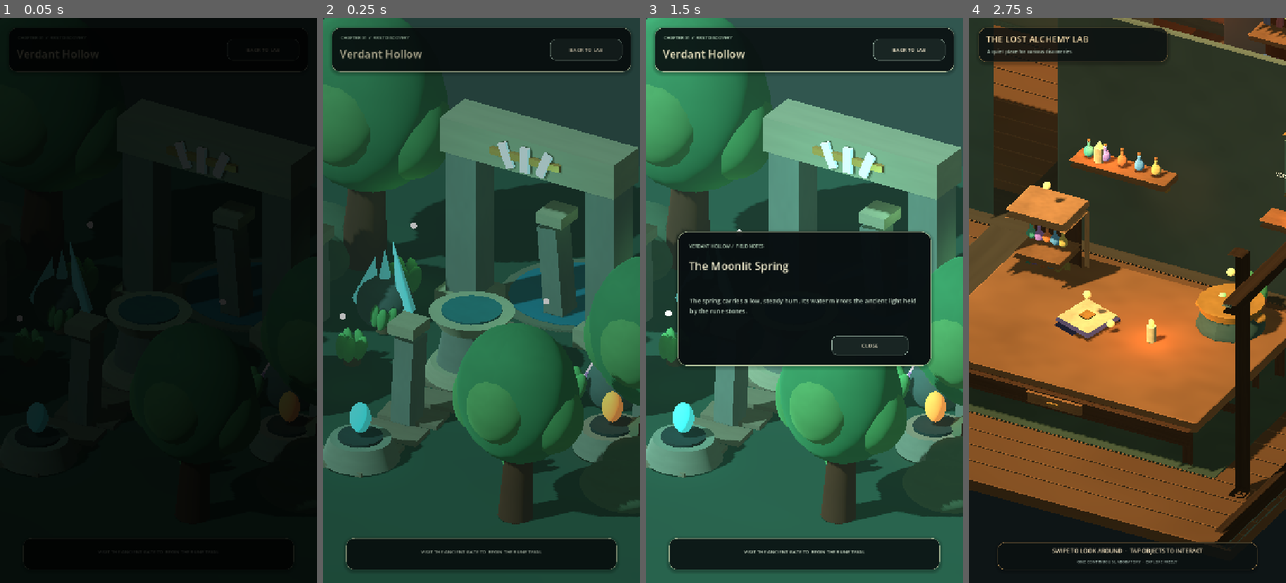
Above: before the commit, frames 1-4 (left to right).
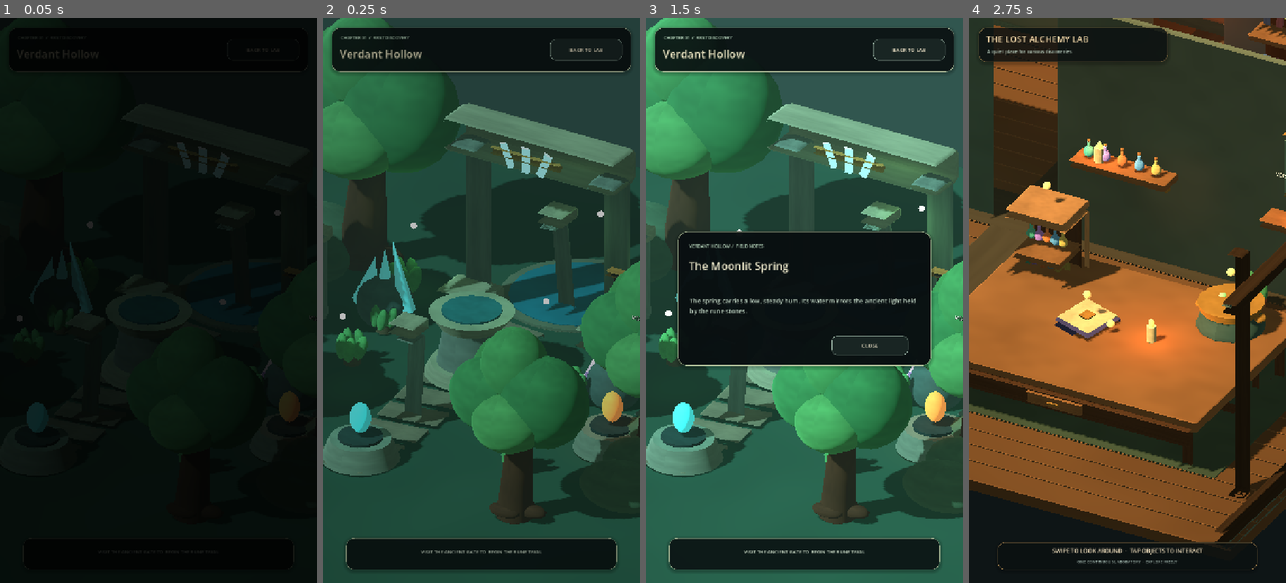
Above: after the commit, the same moments.

Repository: Kryodo/spell-sort-game
Game: Godot game, scene res://scenes/chapter_forest_prototype.tscn
Two runs of this game, one before a commit and one after it. Both use one fixed random seed, a clock stepped at 60 frames per second and the inputs below. This scene is started directly instead of the project's main scene.
Inputs (mouse positions are in pixels of both pictures, inside the frame that each line leads up to):
- Up to frame 1 (0.05 s): no input
- Up to frame 2 (0.25 s): no input
- Up to frame 3 (1.5 s): move the mouse to (874, 272) at 0.52 s; click (874, 272) at 0.67 s; tap Enter at 1.25 s; drag from (741, 328) to (788, 413) at 1.27 s
- Up to frame 4 (2.75 s): click "BACK TO LAB" at 2 s

The runs differ from the first frame. In frame 1, 0.1% of the frame differs, in the area x 54-86%, y 21-62%; in frame 2, 16%, in the area x 0-100%, y 0-90%; in frame 3, 15%; in frame 4, nothing differs.

Commit message:
Add readable rune board and improve forest silhouettes

Diff:
--- a/scripts/chapter_forest_prototype.gd
+++ b/scripts/chapter_forest_prototype.gd
@@ -160,6 +160,44 @@
 	_add_firefly(Vector3(2.70, 1.65, -2.65))
 	_add_firefly(Vector3(0.85, 2.35, -3.10))
 
+	# A physical field-note board makes the rune sequence readable before the trial.
+	var board_wood := _mat(Color(0.25, 0.17, 0.12))
+	var board_trim := _mat(Color(0.66, 0.48, 0.25), 0.22)
+	var board_center := Vector3(3.55, 1.78, -1.05)
+	_add_box("RuneOrderBoard", Vector3(2.28, 1.08, 0.18), board_center, board_wood)
+	_add_box("RuneOrderBoardTopTrim", Vector3(2.42, 0.10, 0.24), board_center + Vector3(0.0, 0.58, 0.0), board_trim)
+	_add_box("RuneOrderBoardBottomTrim", Vector3(2.42, 0.10, 0.24), board_center + Vector3(0.0, -0.58, 0.0), board_trim)
+	for post_x in [-0.92, 0.92]:
+		_add_box("RuneOrderBoardPost", Vector3(0.13, 1.48, 0.15), Vector3(3.55 + post_x, 0.55, -1.05), board_wood)
+
+	var board_heading := Label3D.new()
+	board_heading.name = "RuneOrderBoardHeading"
+	board_heading.text = "RUNE ORDER"
+	board_heading.font_size = 42
+	board_heading.pixel_size = 0.003
+	board_heading.horizontal_alignment = HORIZONTAL_ALIGNMENT_CENTER
+	board_heading.vertical_alignment = VERTICAL_ALIGNMENT_CENTER
+	board_heading.modulate = Color(0.94, 0.84, 0.62)
+	board_heading.outline_size = 8
+	board_heading.outline_modulate = Color(0.10, 0.13, 0.10)
+	board_heading.no_depth_test = true
+	board_heading.position = board_center + Vector3(0.0, 0.22, 0.11)
+	add_child(board_heading)
+
+	var board_sequence := Label3D.new()
+	board_sequence.name = "RuneOrderBoardSequence"
+	board_sequence.text = "MOON  >  EMBER  >  TIDE"
+	board_sequence.font_size = 34
+	board_sequence.pixel_size = 0.003
+	board_sequence.horizontal_alignment = HORIZONTAL_ALIGNMENT_CENTER
+	board_sequence.vertical_alignment = VERTICAL_ALIGNMENT_CENTER
+	board_sequence.modulate = Color(0.81, 0.92, 0.82)
+	board_sequence.outline_size = 8
+	board_sequence.outline_modulate = Color(0.10, 0.13, 0.10)
+	board_sequence.no_depth_test = true
+	board_sequence.position = board_center + Vector3(0.0, -0.19, 0.11)
+	add_child(board_sequence)
+
 
 func _add_rune_station(rune_name: String, origin: Vector3, tint: Color) -> void:
 	var worn_stone := _mat(Color(0.43, 0.47, 0.40))
@@ -269,15 +307,45 @@
 
 
 func _add_tree(origin: Vector3, scale_value: float) -> void:
-	var trunk := _add_cylinder("TreeTrunk", 0.24 * scale_value, 0.36 * scale_value, 2.10 * scale_value, origin + Vector3(0.0, 1.05 * scale_value, 0.0), _mat(Color(0.31, 0.20, 0.13)))
-	trunk.rotation_degrees.z = -3.0
-	var crown_material := _mat(Color(0.25, 0.47, 0.31))
-	var crown := _add_sphere("TreeCrown", 1.18 * scale_value, origin + Vector3(0.0, 2.75 * scale_value, 0.0), crown_material)
-	crown.scale = Vector3(1.10, 1.25, 0.94)
-	for index in range(4):
-		var angle := TAU * float(index) / 4.0
-		var leaf := _add_sphere("TreeCanopy_%d" % index, 0.74 * scale_value, origin + Vector3(cos(angle) * 0.72 * scale_value, (2.45 + 0.28 * float(index % 2)) * scale_value, sin(angle) * 0.62 * scale_value), _mat(Color(0.31 + 0.025 * float(index % 2), 0.52, 0.32)))
-		leaf.scale = Vector3(1.0, 1.08, 0.92)
+	var trunk_material := _mat(Color(0.30, 0.19, 0.12))
+	var trunk := _add_cylinder("TreeTrunk", 0.23 * scale_value, 0.38 * scale_value, 2.16 * scale_value, origin + Vector3(0.0, 1.08 * scale_value, 0.0), trunk_material)
+	trunk.rotation_degrees.z = -4.0
+
+	# Short exposed limbs break the single-pole silhouette and connect the crown masses.
+	var left_branch := _add_cylinder("TreeBranchLeft", 0.065 * scale_value, 0.15 * scale_value, 1.12 * scale_value, origin + Vector3(-0.24 * scale_value, 1.82 * scale_value, 0.02 * scale_value), trunk_material)
+	left_branch.rotation_degrees.z = 29.0
+	var right_branch := _add_cylinder("TreeBranchRight", 0.060 * scale_value, 0.14 * scale_value, 1.02 * scale_value, origin + Vector3(0.23 * scale_value, 1.82 * scale_value, -0.03 * scale_value), trunk_material)
+	right_branch.rotation_degrees.z = -25.0
+
+	# A handful of uneven, overlapping canopy masses create a broken, leafy outline.
+	var canopy_specs: Array[Dictionary] = [
+		{"offset": Vector3(-0.62, 2.57, 0.03), "radius": 0.82, "scale": Vector3(1.08, 0.94, 0.92), "color": Color(0.27, 0.49, 0.30)},
+		{"offset": Vector3(-0.12, 3.25, -0.08), "radius": 0.76, "scale": Vector3(0.94, 1.12, 0.90), "color": Color(0.31, 0.53, 0.32)},
+		{"offset": Vector3(0.62, 2.72, 0.02), "radius": 0.91, "scale": Vector3(1.04, 1.04, 0.96), "color": Color(0.25, 0.46, 0.28)},
+		{"offset": Vector3(0.12, 2.36, 0.55), "radius": 0.72, "scale": Vector3(1.12, 0.86, 0.88), "color": Color(0.34, 0.55, 0.33)},
+		{"offset": Vector3(-0.55, 2.94, -0.48), "radius": 0.70, "scale": Vector3(1.02, 1.02, 0.92), "color": Color(0.29, 0.50, 0.29)}
+	]
+	for index in range(canopy_specs.size()):
+		var spec: Dictionary = canopy_specs[index]
+		var leaf := _add_sphere(
+			"TreeCanopy_%d" % index,
+			float(spec["radius"]) * scale_value,
+			origin + Vector3(spec["offset"]) * scale_value,
+			_mat(spec["color"])
+		)
+		leaf.scale = spec["scale"]
+		leaf.rotation_degrees.z = [-8.0, 5.0, -3.0, 11.0, -12.0][index]
+
+	# A few low roots visibly meet the ground rather than letting the trunk look planted on a peg.
+	for index in range(3):
+		var angle := TAU * float(index) / 3.0
+		var root := _add_sphere(
+			"TreeRoot_%d" % index,
+			0.30 * scale_value,
+			origin + Vector3(cos(angle) * 0.30 * scale_value, 0.20 * scale_value, sin(angle) * 0.30 * scale_value),
+			trunk_material
+		)
+		root.scale = Vector3(1.18, 0.46, 0.62)
 
 
 func _add_fern(origin: Vector3, scale_value: float) -> void:
@@ -320,18 +388,103 @@
 	material.set_shader_parameter("metallic_amount", metallic)
 	material.set_shader_parameter("roughness_amount", 0.84 if metallic == 0.0 else 0.36)
 	material.set_shader_parameter("grain_scale", 7.0)
-	material.set_shader_parameter("grain_strength", 0.045)
+	material.set_shader_parameter("grain_strength", 0.14)
 	material.set_shader_parameter("emission_color", Color(color.r, color.g, color.b, 1.0))
 	material.set_shader_parameter("emission_strength", emission_strength)
 	return material
 
 
+
+func _bevel_samples(half_extent: float, bevel: float) -> PackedFloat32Array:
+	return PackedFloat32Array([
+		-half_extent,
+		-half_extent + bevel,
+		0.0,
+		half_extent - bevel,
+		half_extent
+	])
+
+
+func _rounded_box_mesh(dimensions: Vector3) -> ArrayMesh:
+	var half := dimensions * 0.5
+	var bevel := minf(minf(half.x, minf(half.y, half.z)) * 0.42, 0.14)
+	bevel = maxf(bevel, 0.001)
+	var inner := Vector3(half.x - bevel, half.y - bevel, half.z - bevel)
+
+	# Six subdivided faces share the same rounded edge profile. The extra
+	# boundary samples create broad, soft bevels rather than sharp box corners.
+	var face_centers: Array[Vector3] = [
+		Vector3(half.x, 0.0, 0.0),
+		Vector3(-half.x, 0.0, 0.0),
+		Vector3(0.0, half.y, 0.0),
+		Vector3(0.0, -half.y, 0.0),
+		Vector3(0.0, 0.0, half.z),
+		Vector3(0.0, 0.0, -half.z)
+	]
+	var u_axes: Array[Vector3] = [
+		Vector3.UP, Vector3.FORWARD,
+		Vector3.FORWARD, Vector3.RIGHT,
+		Vector3.RIGHT, Vector3.UP
+	]
+	var v_axes: Array[Vector3] = [
+		Vector3.BACK, Vector3.UP,
+		Vector3.RIGHT, Vector3.BACK,
+		Vector3.UP, Vector3.RIGHT
+	]
+	var u_halves: Array[float] = [half.y, half.z, half.z, half.x, half.x, half.y]
+	var v_halves: Array[float] = [half.z, half.y, half.x, half.z, half.y, half.x]
+
+	var vertices := PackedVector3Array()
+	var normals := PackedVector3Array()
+	var uvs := PackedVector2Array()
+	var indices := PackedInt32Array()
+
+	for face_index in range(6):
+		var u_samples := _bevel_samples(u_halves[face_index], bevel)
+		var v_samples := _bevel_samples(v_halves[face_index], bevel)
+		var face_start := vertices.size()
+
+		for v_index in range(5):
+			for u_index in range(5):
+				var point: Vector3 = face_centers[face_index] + u_axes[face_index] * u_samples[u_index] + v_axes[face_index] * v_samples[v_index]
+				var inner_point := Vector3(
+					clampf(point.x, -inner.x, inner.x),
+					clampf(point.y, -inner.y, inner.y),
+					clampf(point.z, -inner.z, inner.z)
+				)
+				var normal := (point - inner_point).normalized()
+				vertices.append(inner_point + normal * bevel)
+				normals.append(normal)
+				uvs.append(Vector2(float(u_index) / 4.0, float(v_index) / 4.0))
+
+		for v_index in range(4):
+			for u_index in range(4):
+				var a := face_start + v_index * 5 + u_index
+				var b := a + 1
+				var d := a + 5
+				var c := d + 1
+				indices.append(a)
+				indices.append(b)
+				indices.append(c)
+				indices.append(a)
+				indices.append(c)
+				indices.append(d)
+
+	var arrays: Array = []
+	arrays.resize(Mesh.ARRAY_MAX)
+	arrays[Mesh.ARRAY_VERTEX] = vertices
+	arrays[Mesh.ARRAY_NORMAL] = normals
+	arrays[Mesh.ARRAY_TEX_UV] = uvs
+	arrays[Mesh.ARRAY_INDEX] = indices
+	var mesh := ArrayMesh.new()
+	mesh.add_surface_from_arrays(Mesh.PRIMITIVE_TRIANGLES, arrays)
+	return mesh
+
+
 func _add_box(node_name: String, dimensions: Vector3, world_position: Vector3, material: Material) -> MeshInstance3D:
 	var instance := MeshInstance3D.new()
 	instance.name = node_name
-	var mesh := BoxMesh.new()
-	mesh.size = dimensions
-	instance.mesh = mesh
+	instance.mesh = _rounded_box_mesh(dimensions)
 	instance.position = world_position
 	instance.material_override = material
 	add_child(instance)
